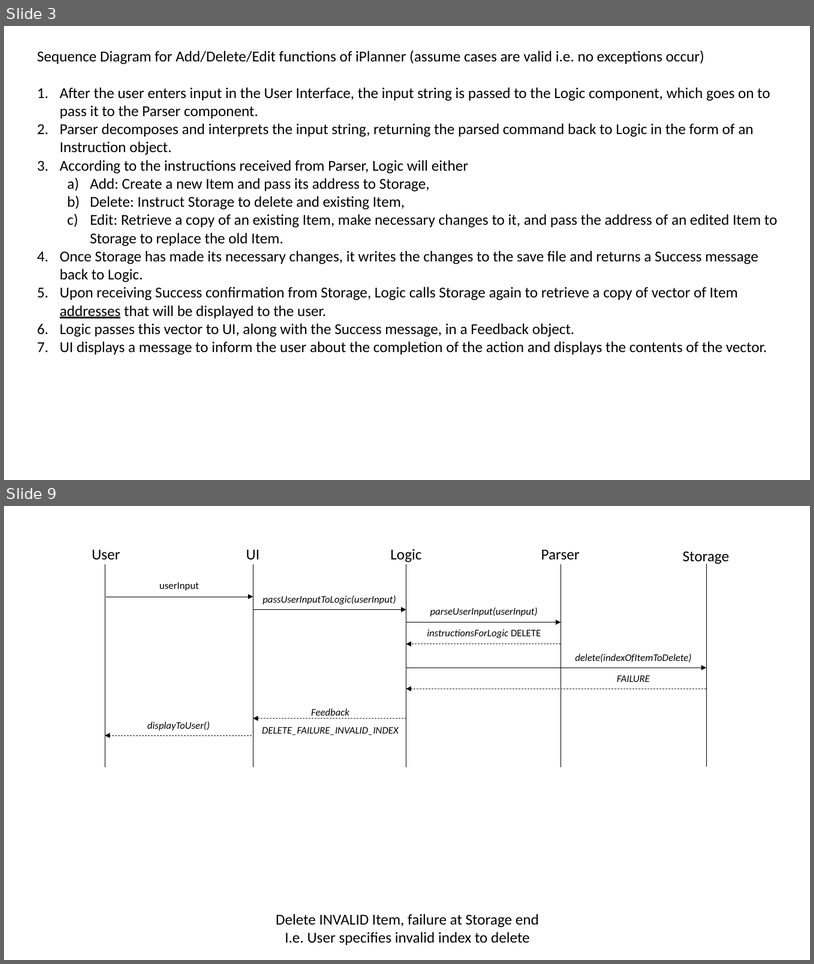
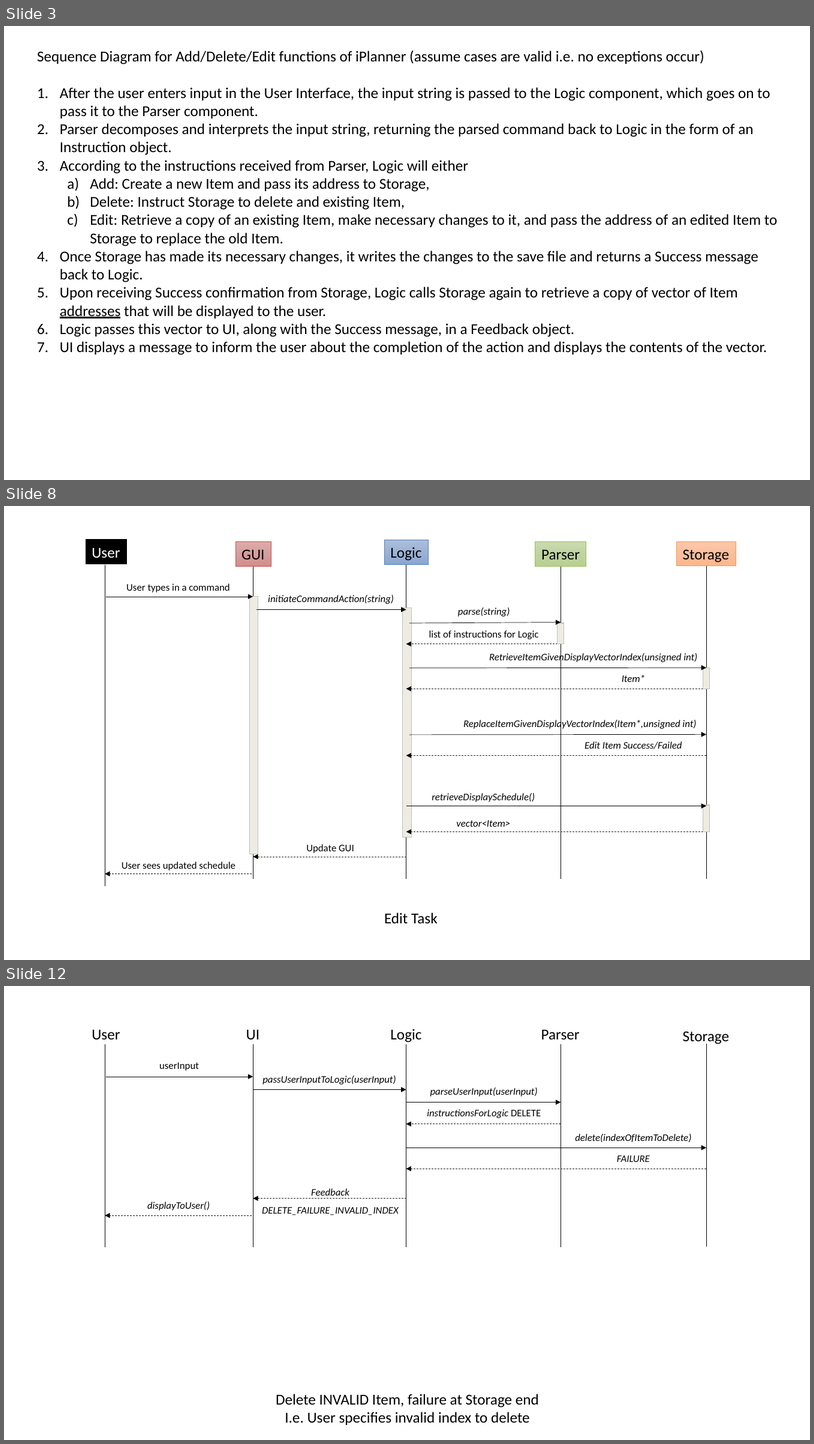
Before and after one commit to cs2103jan2015-f10-2c/main, a slide deck: iPlanner Documentation/[V0.5]/Sequence Diagrams.pptx. Shown one above the other, each under a label of ours: slides 3 and 9 before the commit, slides 3, 8 and 12 after it; the slides between them are not shown. The pictures are 814x964 and 814x1444 pixels, drawn with LibreOffice and Linux fonts; fonts in the diff are those of the drawing. Boxes give left, top, right and bottom in pixels: in the first picture for what was removed or moved away, otherwise in the second. Text is boxed around its words. In the diff, an @@ line names an element or a change of style, - is before the commit and + after.

```diff
--- a/iPlanner Documentation/[V0.5]/Sequence Diagrams.pptx
+++ b/iPlanner Documentation/[V0.5]/Sequence Diagrams.pptx
@@ slide 8 added at box(4, 506, 810, 960), background #FFFFFF @@
@@ group added at box(86, 539, 737, 886): 12 texts, 12 arrows, 10 rectangles, 5 lines @@
+User types in a command
+parse(string)
+list of instructions for Logic
+Logic
+GUI
+Parser
+Storage
+User
+RetrieveItemGivenDisplayVectorIndex(unsigned int)
+retrieveDisplaySchedule()
+vector<Item>
+Item*
+initiateCommandAction(string)
+User sees updated schedule
+Update GUI
+ReplaceItemGivenDisplayVectorIndex(Item*,unsigned int)
+Edit Item Success/Failed
@@ text added at box(384, 912, 438, 923), 18 pt, text #000000 @@
+Edit Task
@@ what was slide 9 is now slide 12 @@
```
Also in this commit, not shown: 2 slides changed, 5 other slides added, 3 slides removed, 3 other files.
